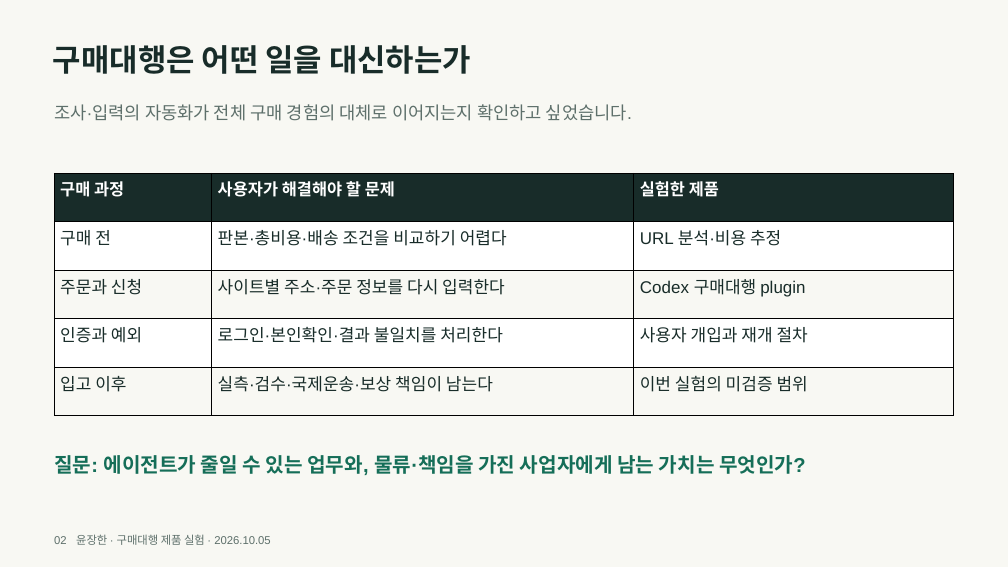
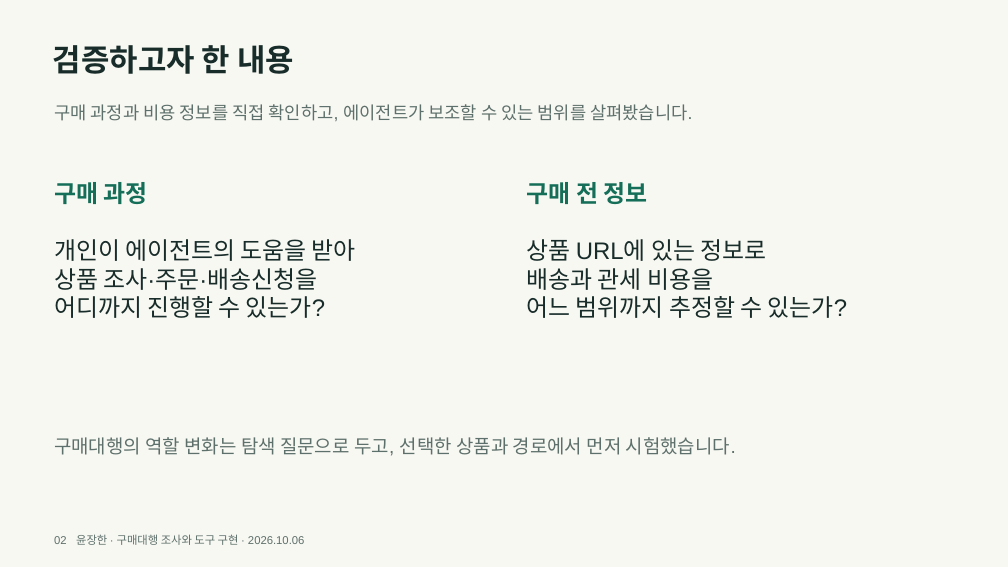
Before and after one commit to y00nZZang/crossborder-purchase-agent, a slide deck: slide 2 of portfolio/crossborder-portfolio.pptx. Drawn at 1008x567 pixels with LibreOffice and Linux fonts; fonts in the diff are those of the drawing. Boxes give left, top, right and bottom in pixels: in the first picture for what was removed or moved away, otherwise in the second. Text is boxed around its words. In the diff, an @@ line names an element or a change of style, - is before the commit and + after.

```diff
--- a/portfolio/crossborder-portfolio.pptx
+++ b/portfolio/crossborder-portfolio.pptx
@@ text added at bbox=[53, 45, 294, 74], 36.8 pt, text #182C29, bold @@
+검증하고자 한 내용
@@ text at bbox=[54, 104, 692, 121]: text changed @@
-조사·입력의 자동화가 전체 구매 경험의 대체로 이어지는지 확인하고 싶었습니다.
+구매 과정과 비용 정보를 직접 확인하고, 에이전트가 보조할 수 있는 범위를 살펴봤습니다.
@@ table removed at bbox=[54, 173, 954, 415], 5 rows, 3 columns @@
-구매 과정 | 사용자가 해결해야 할 문제 | 실험한 제품
-구매 전 | 판본·총비용·배송 조건을 비교하기 어렵다 | URL 분석·비용 추정
-주문과 신청 | 사이트별 주소·주문 정보를 다시 입력한다 | Codex 구매대행 plugin
-인증과 예외 | 로그인·본인확인·결과 불일치를 처리한다 | 사용자 개입과 재개 절차
-입고 이후 | 실측·검수·국제운송·보상 책임이 남는다 | 이번 실험의 미검증 범위
@@ text added at bbox=[54, 182, 147, 204], 28.5 pt, text #156E58, bold @@
+구매 과정
@@ text at bbox=[527, 182, 647, 204]: text changed; size 36.8 to 28.5 pt; text colour #182C29 to #156E58 @@
-구매대행은 어떤 일을 대신하는가
+구매 전 정보
@@ text at bbox=[54, 239, 356, 318]: text changed; size 24 to 28.5 pt; text colour #156E58 to #182C29; bold off @@
-질문: 에이전트가 줄일 수 있는 업무와, 물류·책임을 가진 사업자에게 남는 가치는 무엇인가?
+개인이 에이전트의 도움을 받아
+상품 조사·주문·배송신청을
+어디까지 진행할 수 있는가?
@@ text added at bbox=[527, 239, 847, 318], 28.5 pt, text #182C29 @@
+상품 URL에 있는 정보로
+배송과 관세 비용을
+어느 범위까지 추정할 수 있는가?
@@ text added at bbox=[54, 437, 736, 456], 22.5 pt, text #5E706B @@
+구매대행의 역할 변화는 탐색 질문으로 두고, 선택한 상품과 경로에서 먼저 시험했습니다.
@@ text at bbox=[54, 534, 304, 545]: text changed @@
-02 윤장한 · 구매대행 제품 실험 · 2026.10.05
+02 윤장한 · 구매대행 조사와 도구 구현 · 2026.10.06
```
Also in this commit, not shown: 8 other slides changed, 3 slides added, 4 slides removed, 3 other files.
